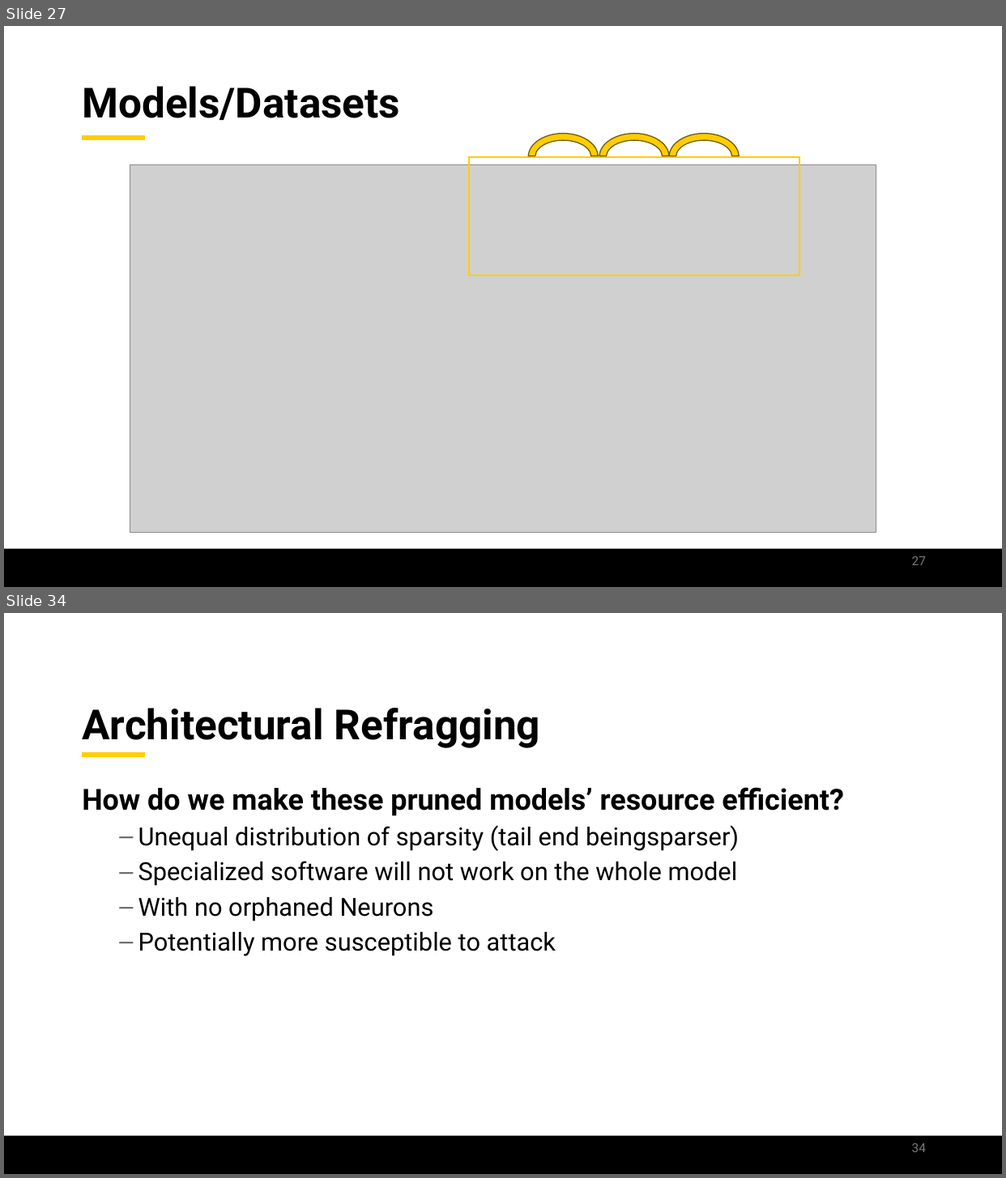
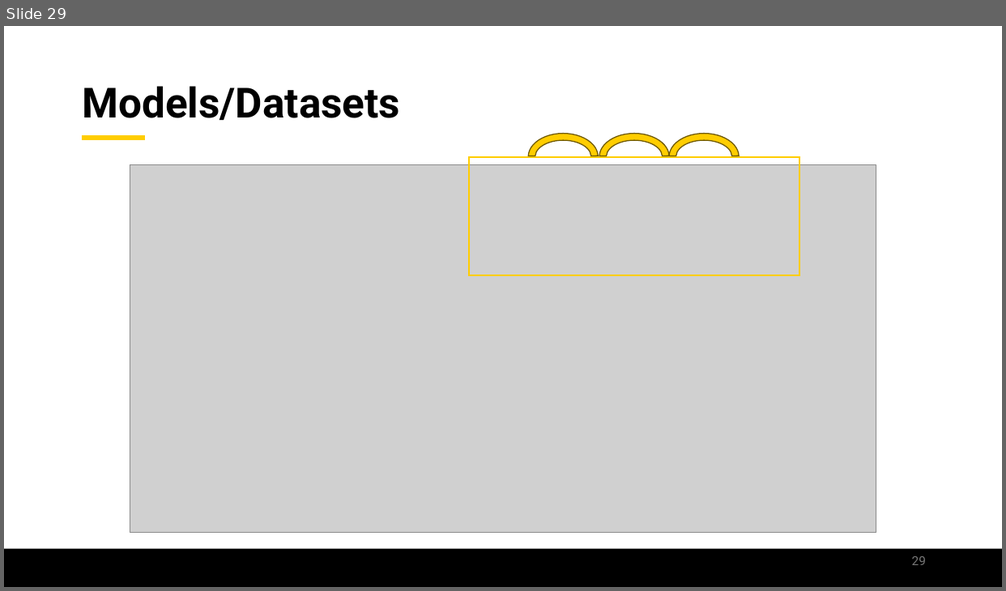
Before and after one commit to jamilgafur/Presentation, a slide deck: Presentation.pptx. Shown one above the other, each under a label of ours: slides 27 and 34 before the commit, slide 29 after it; the slides between them are not shown. The pictures are 1006x1178 and 1006x591 pixels, drawn with LibreOffice and Linux fonts; fonts in the diff are those of the drawing; grey boxes stand for pictures; background and template pictures are left out. Boxes give left, top, right and bottom in pixels: in the first picture for what was removed or moved away, otherwise in the second. Text is boxed around its words. In the diff, an @@ line names an element or a change of style, - is before the commit and + after.

```diff
--- a/Presentation.pptx
+++ b/Presentation.pptx
@@ slide 34 removed at (4, 613, 1002, 1174), background #FFFFFF; not listed: 1 template element that a slide beside it also shows @@
@@ title removed at (82, 708, 540, 748) @@
-Architectural Refragging
@@ line removed from (82, 756) to (145, 756) @@
@@ text removed at (82, 787, 843, 956) @@
-How do we make these pruned models’ resource efficient?
-  – Unequal distribution of sparsity (tail end beingsparser)
-  – Specialized software will not work on the whole model
-  – With no orphaned Neurons
-  – Potentially more susceptible to attack
@@ page number removed at (912, 1144, 926, 1152) @@
-34
@@ what was slide 27 is now slide 29 @@
@@ page number at (912, 557, 926, 565): text changed @@
-27
+29
```
Also in this commit, not shown: 24 slides changed, 31 slides added, 20 other slides removed.
